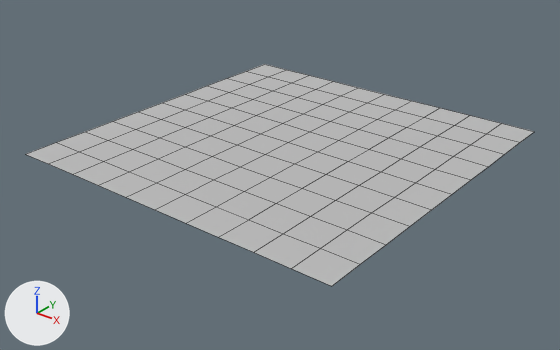
The OBJ model DirectX11/Assets/Models/plane.obj as it was, and as the next commit left it.
Rendered twice from a 50 mm camera at (60.7, -77.7, 42.7) aimed at (0.3, -2.2, -4.0). Lighting does not change. The marker at lower left points along +X, +Y and +Z. Mesh edges are drawn as thin lines. Where no turn or scale is listed for an object, it has been applied to the vertices.
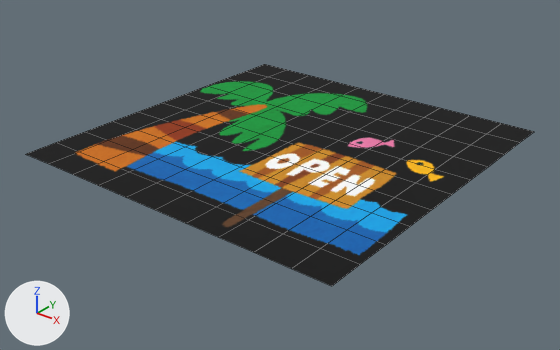
What differs and where, as boxes (x1, y1, x2, y2) in the pictures (560 x 350 px):
'plane', recoloured
    both: (26, 64, 534, 286)

What the commit changed:
Picture 'plane.png' (img_plane_png) is new.
Material 'lambert2SG' (mat_lambert2sg) is new.
Its texture is img_plane_png.
Its roughness is 1.0.
me_plane has 121 vertices, 100 faces and spans x -25.0..25.0, y -25.0..25.0, z 0.0.
me_plane no longer uses material mat_initialshadinggroup (grey #bcbcbc).
me_plane now uses material mat_lambert2sg (picture img_plane_png).
